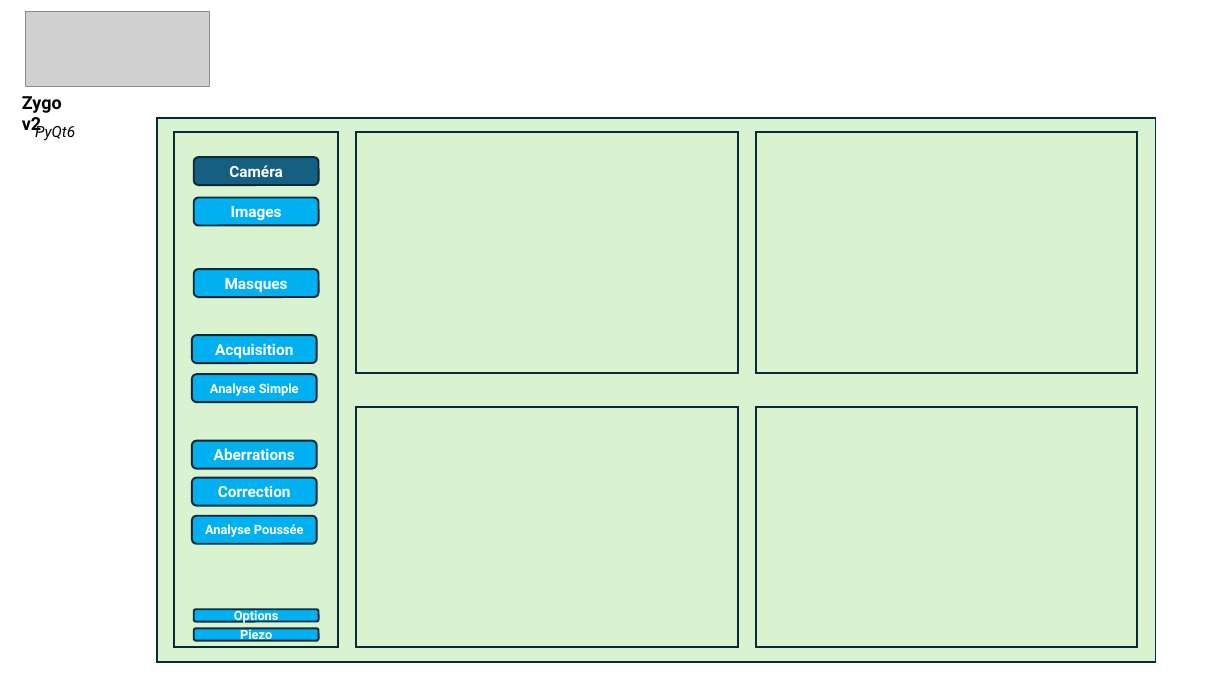
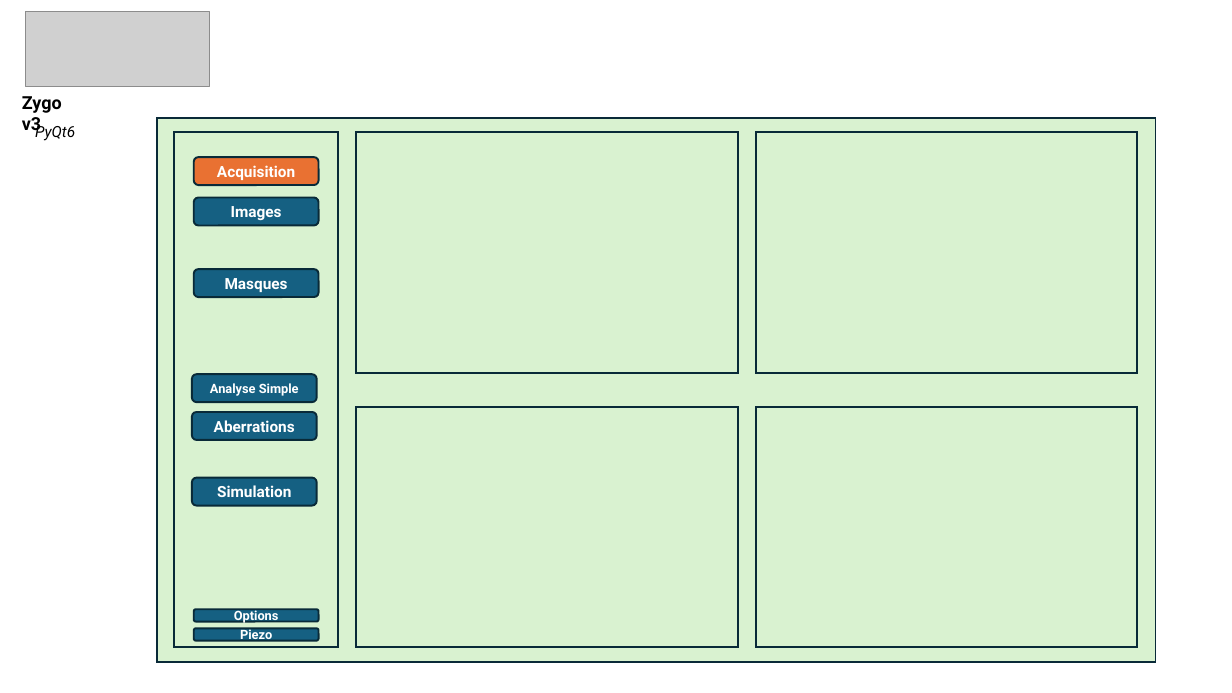
Before and after one commit to IOGS-LEnsE-ressources/camera-gui, a slide deck: slide 3 of applis/Zygo-labwork_v3/docs/Zygo_Appli.pptx (slide 2 before the commit). Drawn at 1232x693 pixels with LibreOffice and Linux fonts; fonts in the diff are those of the drawing; grey boxes stand for pictures. Boxes give left, top, right and bottom in pixels: in the first picture for what was removed or moved away, otherwise in the second. Text is boxed around its words. In the diff, an @@ line names an element or a change of style, - is before the commit and + after.

Commit message:
Update Zygo Gui v3 / Adding main menu and options for displaying main menu

```diff
--- a/applis/Zygo-labwork_v3/docs/Zygo_Appli.pptx
+++ b/applis/Zygo-labwork_v3/docs/Zygo_Appli.pptx
@@ text at (x1=22, y1=96, x2=62, y2=136): text changed @@
-Zygo v2
+Zygo v3
@@ rounded rectangle "Acquisition" moved from (x1=192, y1=335, x2=317, y2=363) to (x1=194, y1=157, x2=319, y2=185) @@
@@ rounded rectangle "Acquisition" at (x1=194, y1=157, x2=319, y2=185): fill #00B0F0 to #E97132 @@
@@ rounded rectangle removed at (x1=194, y1=157, x2=319, y2=185) @@
-Caméra
@@ rounded rectangle "Aberrations" moved from (x1=192, y1=441, x2=317, y2=469) to (x1=192, y1=412, x2=317, y2=440) @@
@@ fill #00B0F0 to #156082 in 7 elements at (x1=194, y1=198, x2=319, y2=226), (x1=194, y1=269, x2=319, y2=297), (x1=192, y1=374, x2=317, y2=402), (x1=194, y1=609, x2=319, y2=621), (x1=194, y1=628, x2=319, y2=640), (x1=192, y1=412, x2=317, y2=440), (x1=192, y1=478, x2=317, y2=506) @@
@@ text in rounded rectangle at (x1=217, y1=485, x2=291, y2=497): text changed @@
-Correction
+Simulation
@@ rounded rectangle removed at (x1=192, y1=516, x2=317, y2=543) @@
-Analyse Poussée
```
Also in this commit, not shown: 9 other slides changed, 4 slides added, 2 slides removed, 12 other files.
